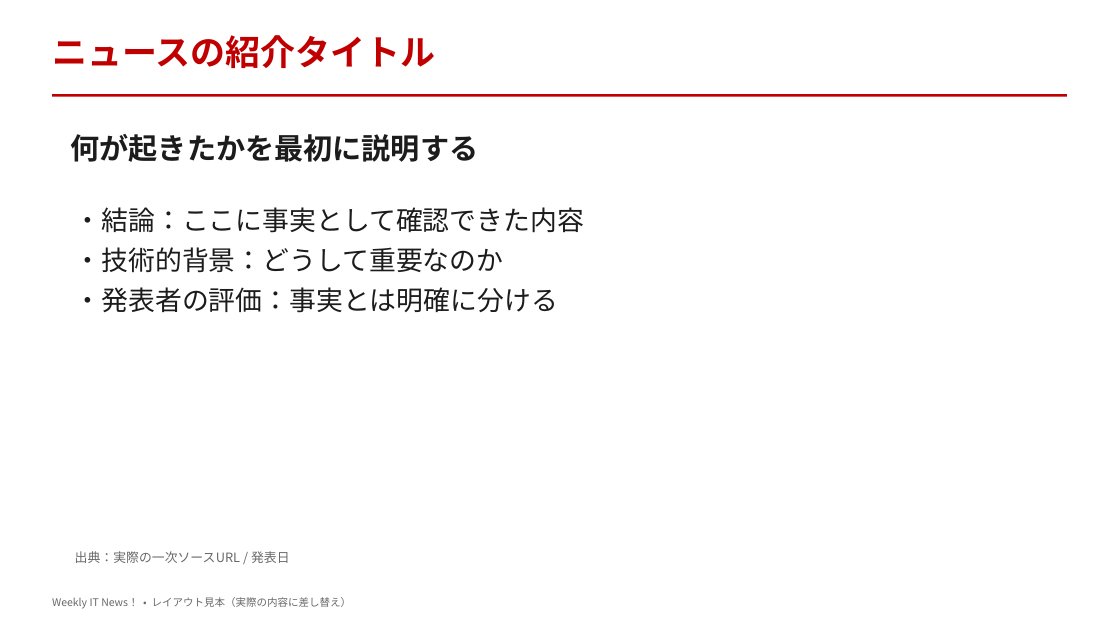
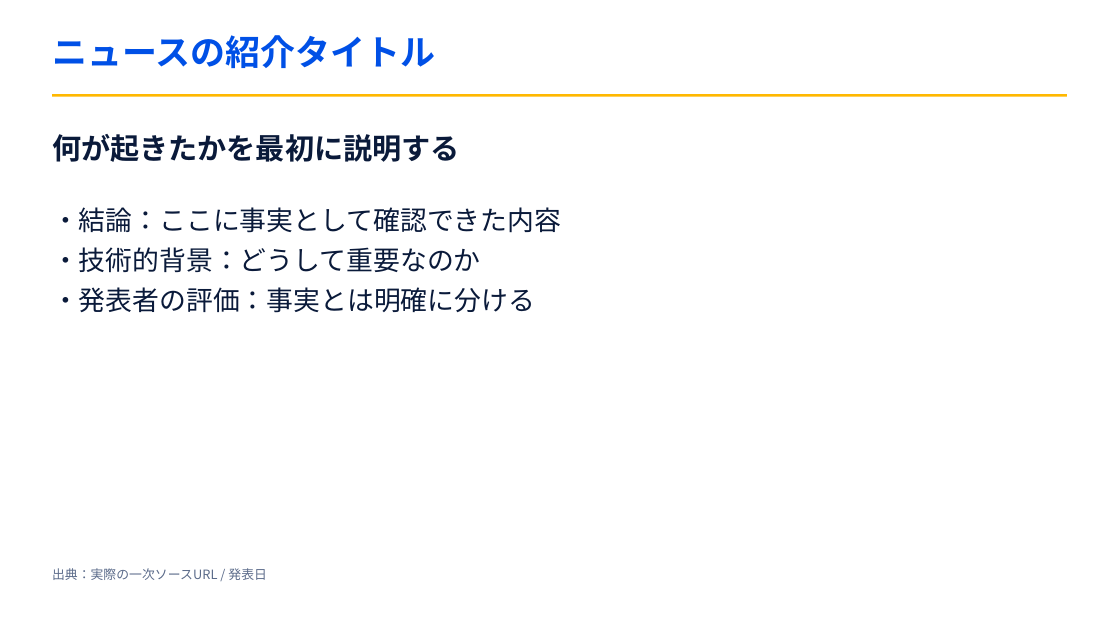
Before and after one commit to koduki/itnews-creator, a slide deck: slide 4 of assets/templates/weekly-it-news-design-template.pptx (slide 3 before the commit). Drawn at 1120x630 pixels with LibreOffice and Linux fonts; fonts in the diff are those of the drawing. Boxes give left, top, right and bottom in pixels: in the first picture for what was removed or moved away, otherwise in the second. Text is boxed around its words. In the diff, an @@ line names an element or a change of style, - is before the commit and + after.

Commit message:
feat(v0.9.5): replace 8-layout PowerPoint template and add per-story NEWS_TITLE dividers

```diff
--- a/assets/templates/weekly-it-news-design-template.pptx
+++ b/assets/templates/weekly-it-news-design-template.pptx
@@ text "ニュースの紹介タイトル" at (x1=52, y1=35, x2=435, y2=68): text colour #C00000 to #0050E6 @@
@@ rectangle at (x1=52, y1=94, x2=1067, y2=97): fill #C00000 to #FFB800 @@
@@ text "何が起きたかを最初に説明する" moved from (x1=71, y1=134, x2=479, y2=162) to (x1=52, y1=134, x2=460, y2=162) @@
@@ text "何が起きたかを最初に説明する" at (x1=52, y1=134, x2=460, y2=162): text colour #1C1C1C to #0A1A3A @@
@@ text "・結論：ここに事実として確認できた内容" at (x1=52, y1=207, x2=561, y2=313): text colour #1C1C1C to #0A1A3A @@
@@ text "・結論：ここに事実として確認できた内容" moved from (x1=75, y1=207, x2=584, y2=313) to (x1=52, y1=207, x2=561, y2=313) @@
@@ text "出典：実際の一次ソースURL / 発表日" moved from (x1=75, y1=551, x2=290, y2=563) to (x1=52, y1=568, x2=267, y2=580) @@
@@ text "出典：実際の一次ソースURL / 発表日" at (x1=52, y1=568, x2=267, y2=580): text colour #696969 to #5B6B8A @@
@@ text removed at (x1=52, y1=597, x2=352, y2=609) @@
-Weekly IT News！ • レイアウト見本（実際の内容に差し替え）
```
Also in this commit, not shown: 6 other slides changed, 1 slide added, 13 other files.
